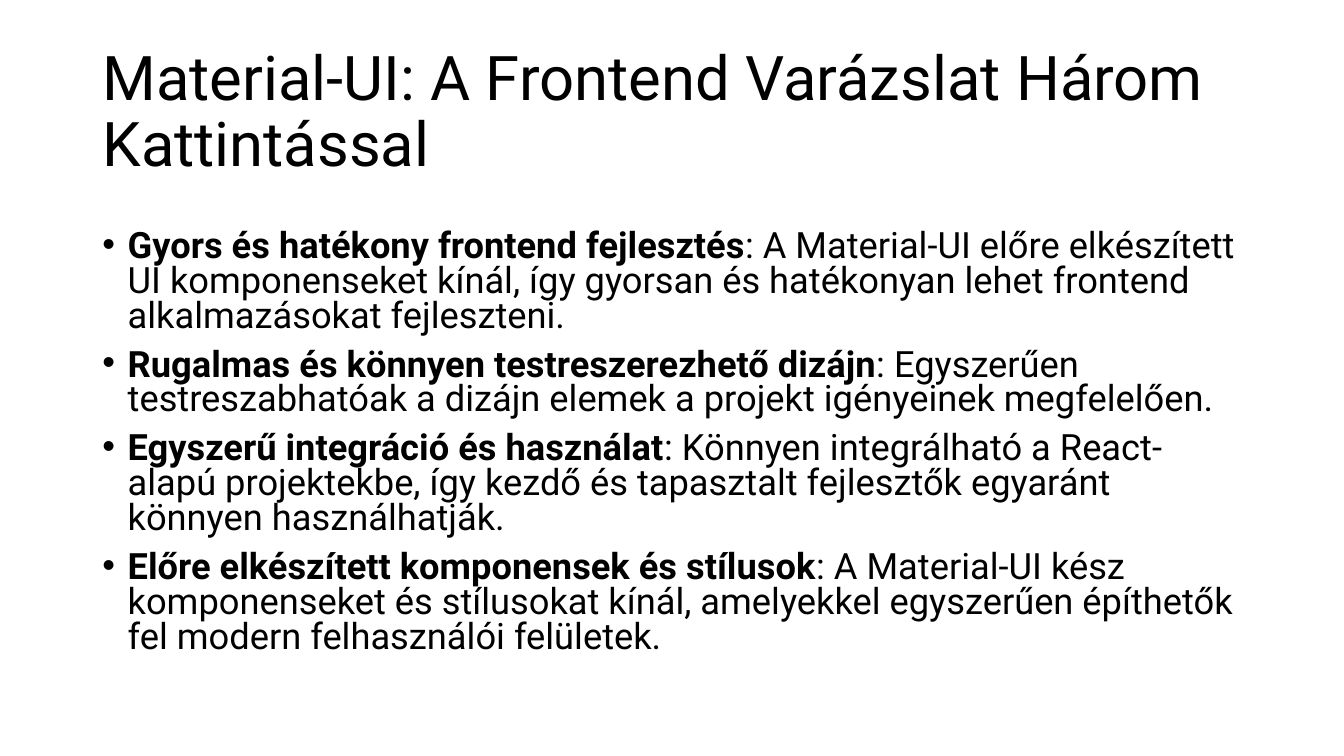
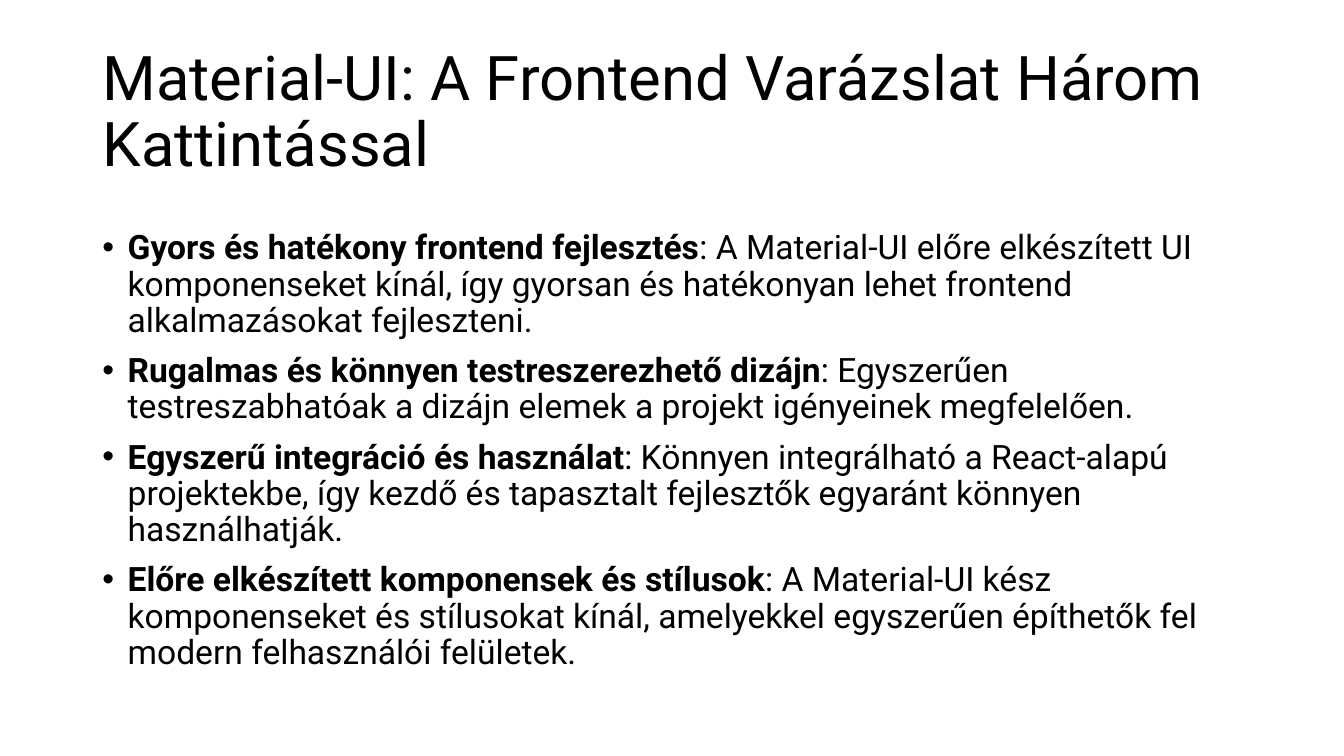
Before and after one commit to NovakDominikViktor/Trinity_Blood, a slide deck: slide 3 of ScriptSyncShop.pptx (slide 2 before the commit). Drawn at 1344x756 pixels with LibreOffice and Linux fonts; fonts in the diff are those of the drawing. Boxes give left, top, right and bottom in pixels: in the first picture for what was removed or moved away, otherwise in the second. Text is boxed around its words. In the diff, an @@ line names an element or a change of style, - is before the commit and + after.

```diff
--- a/ScriptSyncShop.pptx
+++ b/ScriptSyncShop.pptx
@@ text "Gyors és hatékony frontend fejlesztés: ..." at [128,233,1197,665]: size 25.9 to 24 pt; line spacing 0.8 to 0.9 @@
```
Also in this commit, not shown: 5 other slides changed, 2 slides added, 1 slide removed.
